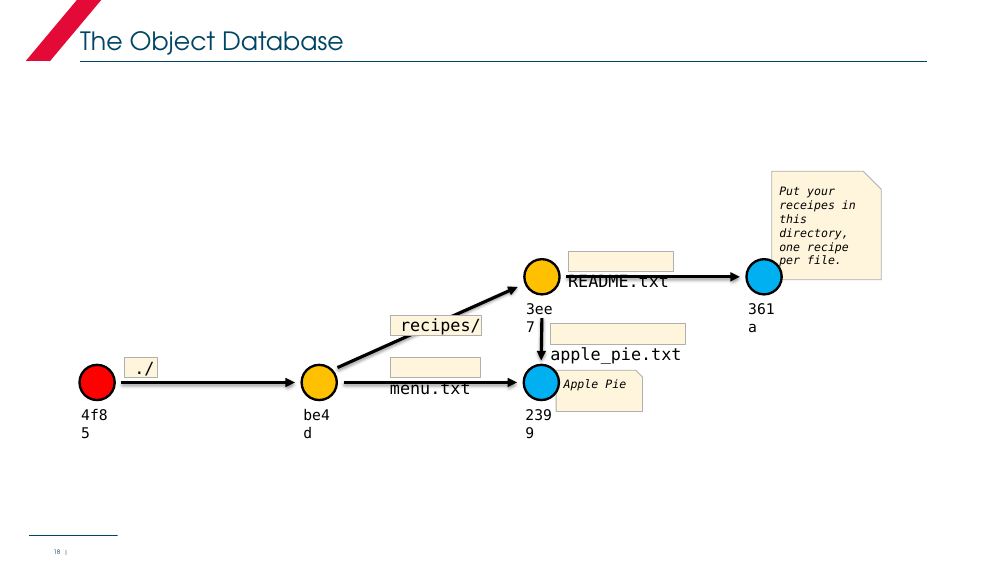
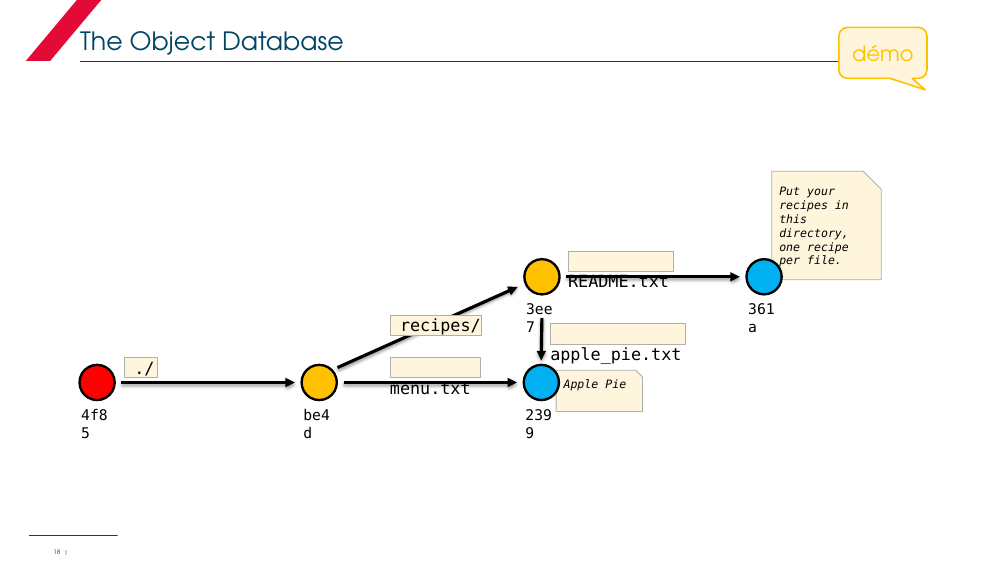
Before and after one commit to kmahmou/passion, a slide deck: slide 18 of docs/ppt/git_module_01.pptx. Drawn at 1008x567 pixels with LibreOffice and Linux fonts; fonts in the diff are those of the drawing; background and template pictures are left out. Boxes give left, top, right and bottom in pixels: in the first picture for what was removed or moved away, otherwise in the second. Text is boxed around its words. In the diff, an @@ line names an element or a change of style, - is before the commit and + after.

```diff
--- a/docs/ppt/git_module_01.pptx
+++ b/docs/ppt/git_module_01.pptx
@@ rounded speech box added at [839, 27, 927, 79], fill #FEF5DC, outline #FFC000 1.5 pt, 20 pt, text #FFC000 @@
+démo
@@ text in snip rect at [779, 186, 849, 267]: text changed @@
-Put your receipes in this directory, one recipe per file.
+Put your recipes in this directory, one recipe per file.
```
Also in this commit, not shown: 3 other slides changed, 4 other files.
